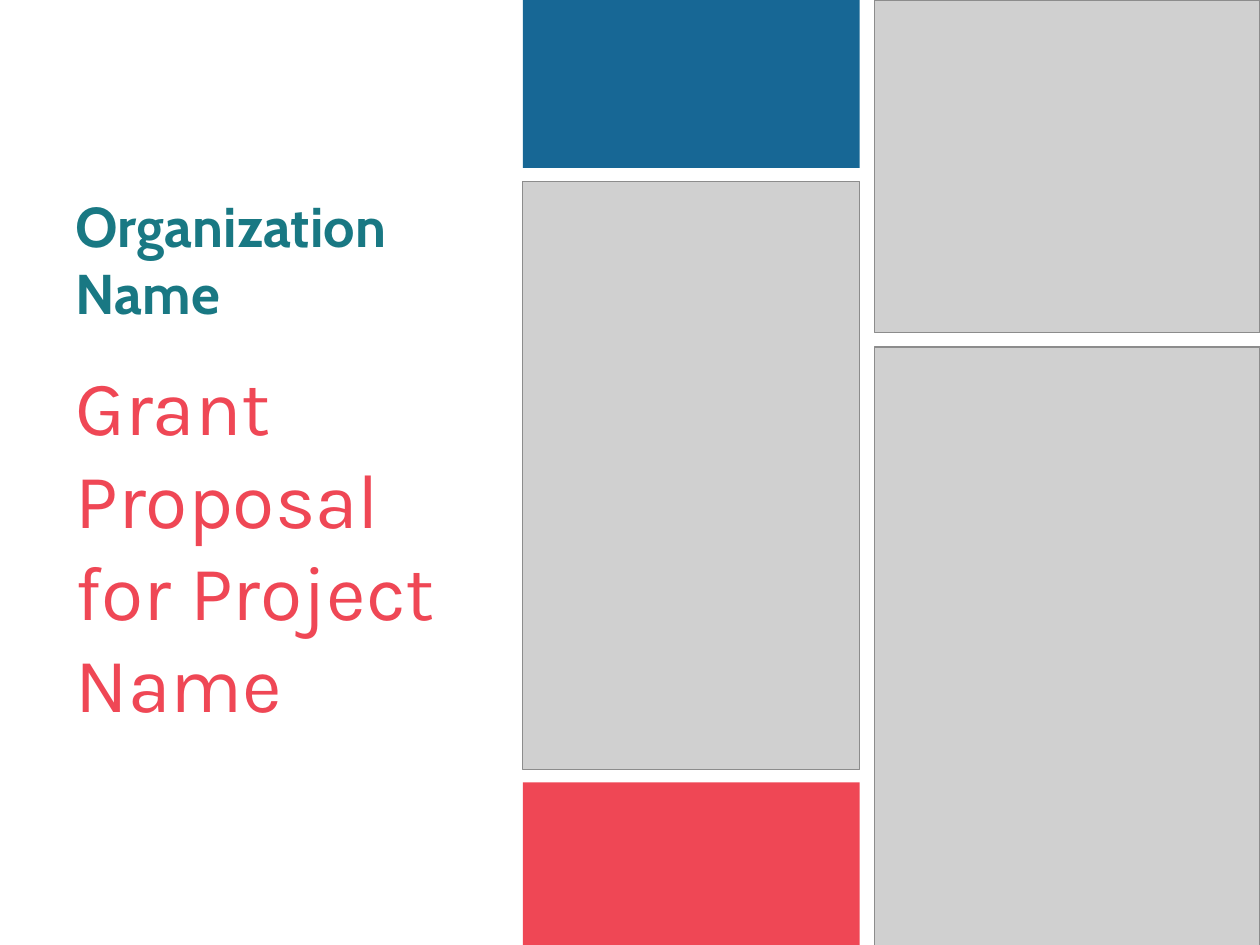
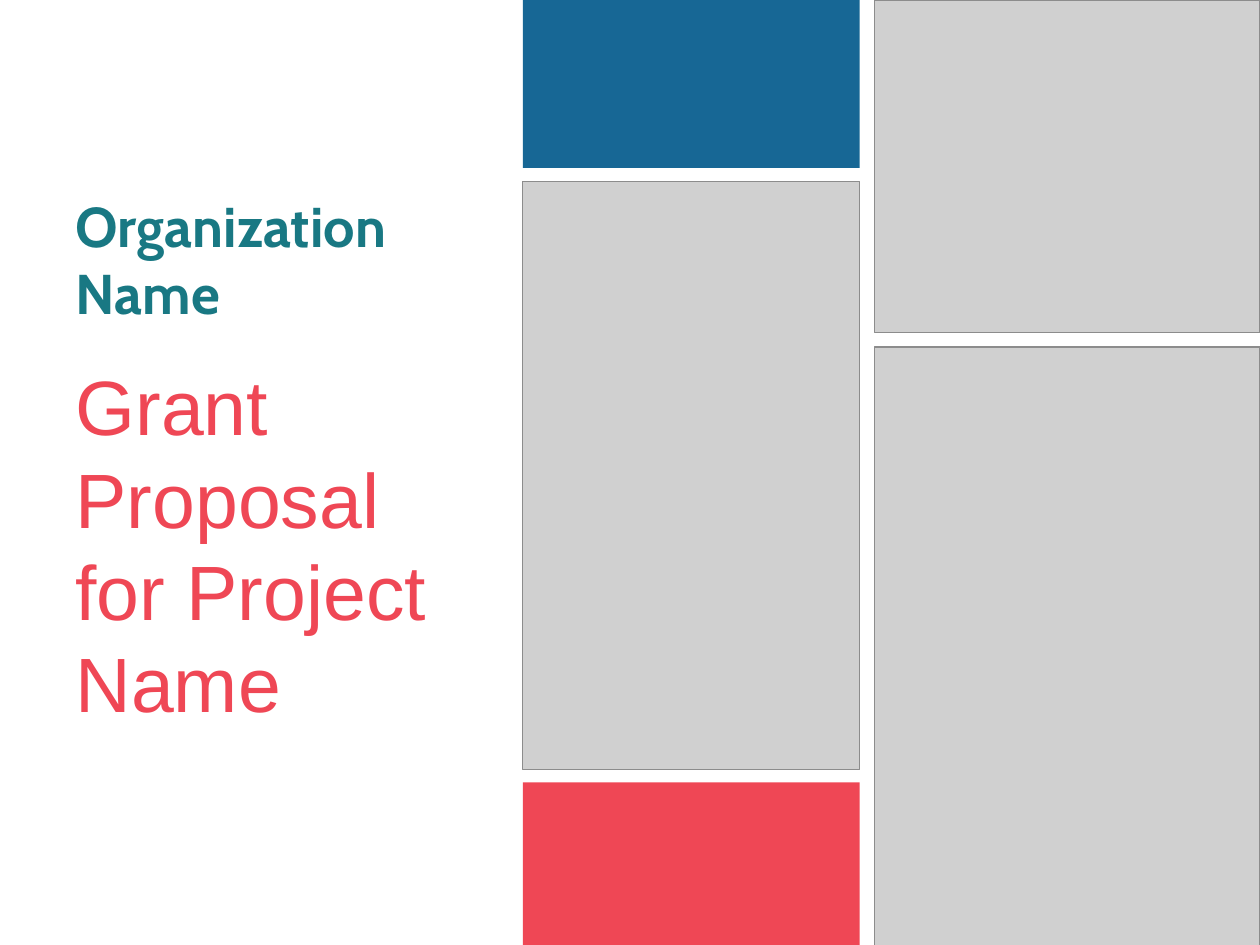
Before and after one commit to Abhinandan1996/seminar, a slide deck: slide 1 of seminar.pptx. Drawn at 1260x945 pixels with LibreOffice and Linux fonts; fonts in the diff are those of the drawing; grey boxes stand for pictures. Boxes give left, top, right and bottom in pixels: in the first picture for what was removed or moved away, otherwise in the second. Text is boxed around its words. In the diff, an @@ line names an element or a change of style, - is before the commit and + after.

```diff
--- a/seminar.pptx
+++ b/seminar.pptx
@@ title "Grant Proposal for Project Name" at <box>76,381,426,713</box>: font Karla to Arial @@
```
Also in this commit, not shown: 20 other slides changed, 7 other files.
